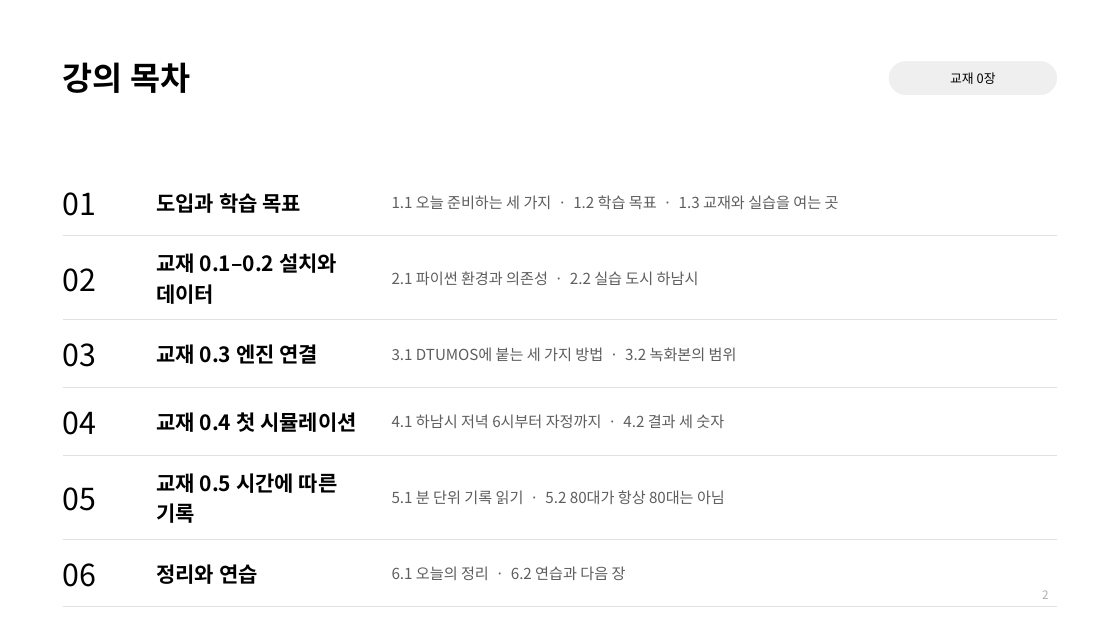
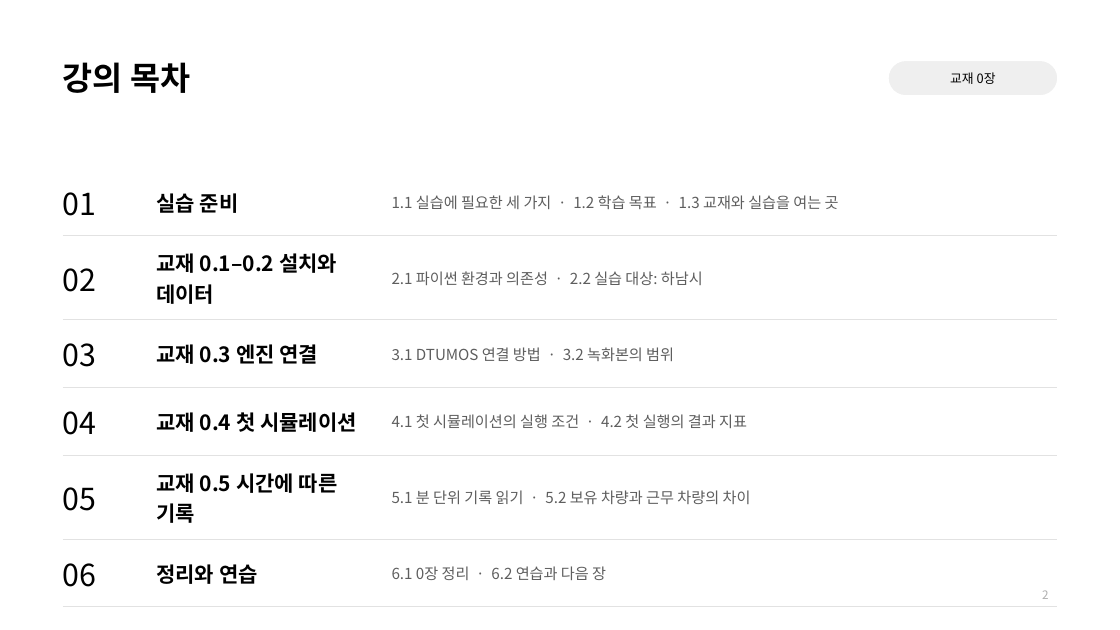
Before and after one commit to jihoyeo/smart-transport-logistics, a slide deck: slide 2 of slides/week01/ch00_setup.pptx. Drawn at 1120x630 pixels with LibreOffice and Linux fonts; fonts in the diff are those of the drawing. Boxes give left, top, right and bottom in pixels: in the first picture for what was removed or moved away, otherwise in the second. Text is boxed around its words. In the diff, an @@ line names an element or a change of style, - is before the commit and + after.

```diff
--- a/slides/week01/ch00_setup.pptx
+++ b/slides/week01/ch00_setup.pptx
@@ table at <box>63,168,1057,591</box> @@
-row 1, column 2: 도입과 학습 목표
+row 1, column 2: 실습 준비
-row 1, column 3: 1.1 오늘 준비하는 세 가지 · 1.2 학습 목표 · 1.3 교재와 실습을 여는 곳
+row 1, column 3: 1.1 실습에 필요한 세 가지 · 1.2 학습 목표 · 1.3 교재와 실습을 여는 곳
-row 2, column 3: 2.1 파이썬 환경과 의존성 · 2.2 실습 도시 하남시
+row 2, column 3: 2.1 파이썬 환경과 의존성 · 2.2 실습 대상: 하남시
-row 3, column 3: 3.1 DTUMOS에 붙는 세 가지 방법 · 3.2 녹화본의 범위
+row 3, column 3: 3.1 DTUMOS 연결 방법 · 3.2 녹화본의 범위
-row 4, column 3: 4.1 하남시 저녁 6시부터 자정까지 · 4.2 결과 세 숫자
+row 4, column 3: 4.1 첫 시뮬레이션의 실행 조건 · 4.2 첫 실행의 결과 지표
-row 5, column 3: 5.1 분 단위 기록 읽기 · 5.2 80대가 항상 80대는 아님
+row 5, column 3: 5.1 분 단위 기록 읽기 · 5.2 보유 차량과 근무 차량의 차이
-row 6, column 3: 6.1 오늘의 정리 · 6.2 연습과 다음 장
+row 6, column 3: 6.1 0장 정리 · 6.2 연습과 다음 장
```
Also in this commit, not shown: 18 other slides changed, 9 other files.
